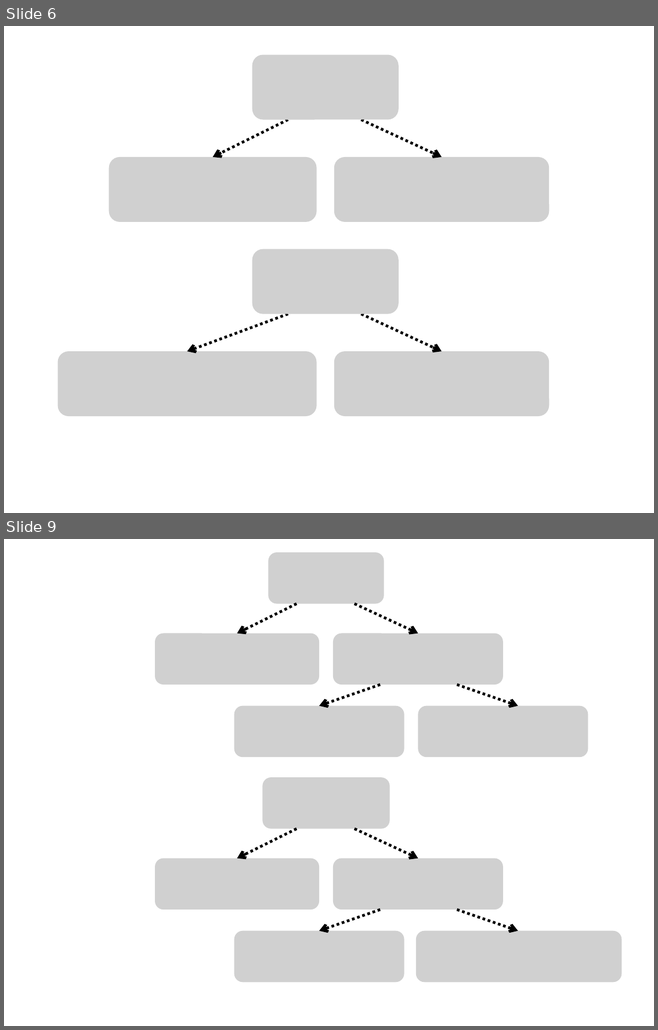
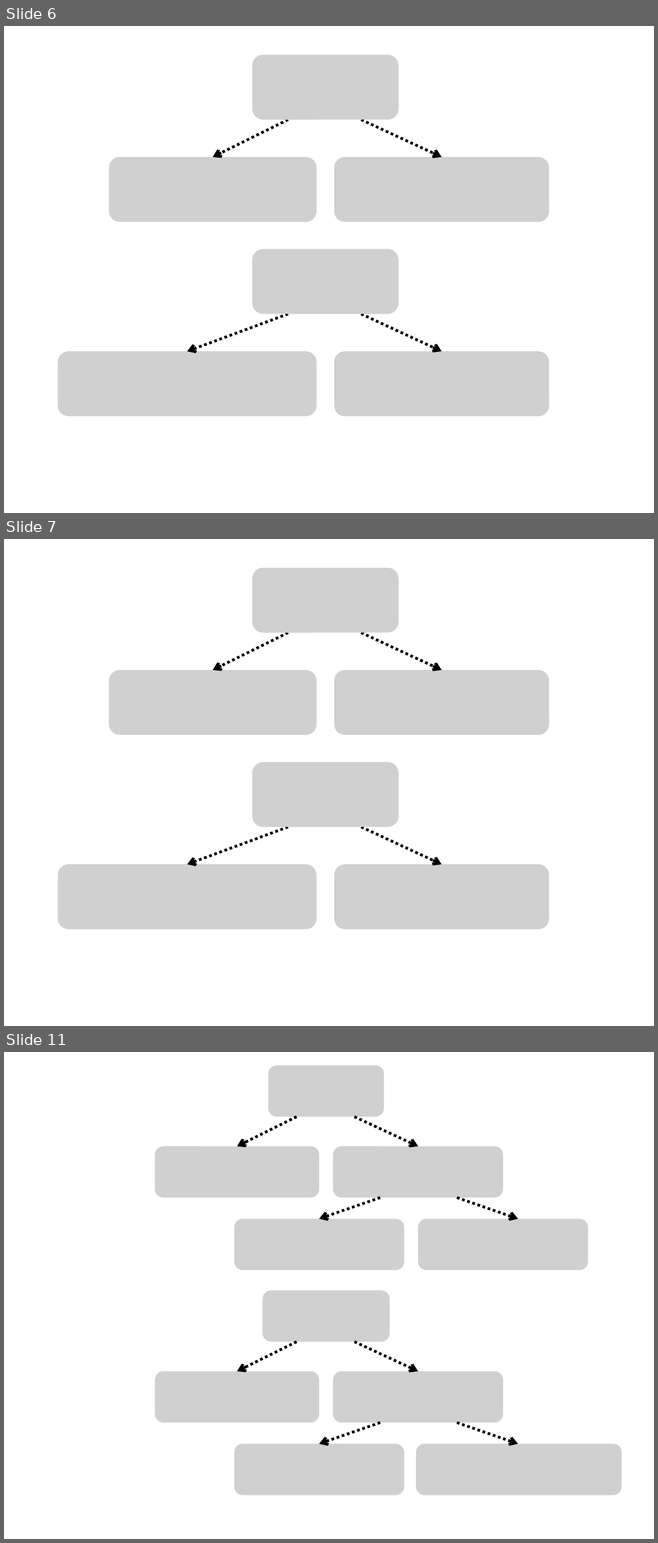
Before and after one commit to answeredbyablemind/answeredbyablemind.github.io, a slide deck: pics/2021-11-02-RM_ANOVA/pics.pptx. Shown one above the other, each under a label of ours: slides 6 and 9 before the commit, slides 6, 7 and 11 after it; the slides between them are not shown. The pictures are 658x1030 and 658x1543 pixels, drawn with LibreOffice and Linux fonts; fonts in the diff are those of the drawing; grey boxes stand for pictures. Boxes give left, top, right and bottom in pixels: in the first picture for what was removed or moved away, otherwise in the second. Text is boxed around its words. In the diff, an @@ line names an element or a change of style, - is before the commit and + after.

```diff
--- a/pics/2021-11-02-RM_ANOVA/pics.pptx
+++ b/pics/2021-11-02-RM_ANOVA/pics.pptx
@@ slide 7 added at [4,539,654,1026], background #FFFFFF @@
@@ picture added at [252,567,398,632] @@
@@ arrow added from (288, 632) to (213, 670), #000000 3 pt dashed @@
@@ arrow added from (361, 632) to (441, 670), #000000 3 pt dashed @@
@@ picture added at [108,670,317,735] @@
@@ picture added at [334,670,549,735] @@
@@ picture added at [252,762,398,827] @@
@@ arrow added from (288, 827) to (187, 864), #000000 3 pt dashed @@
@@ arrow added from (361, 827) to (441, 864), #000000 3 pt dashed @@
@@ picture added at [58,864,317,929] @@
@@ picture added at [334,864,549,929] @@
@@ what was slide 9 is now slide 11 @@
```
Also in this commit, not shown: 3 slides changed, 4 other slides added, 11 other files.
